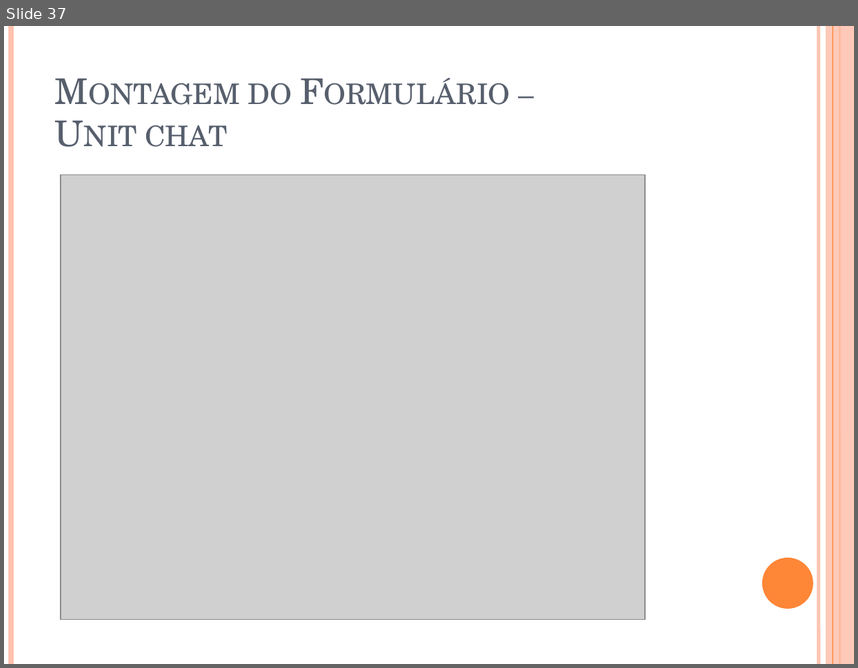
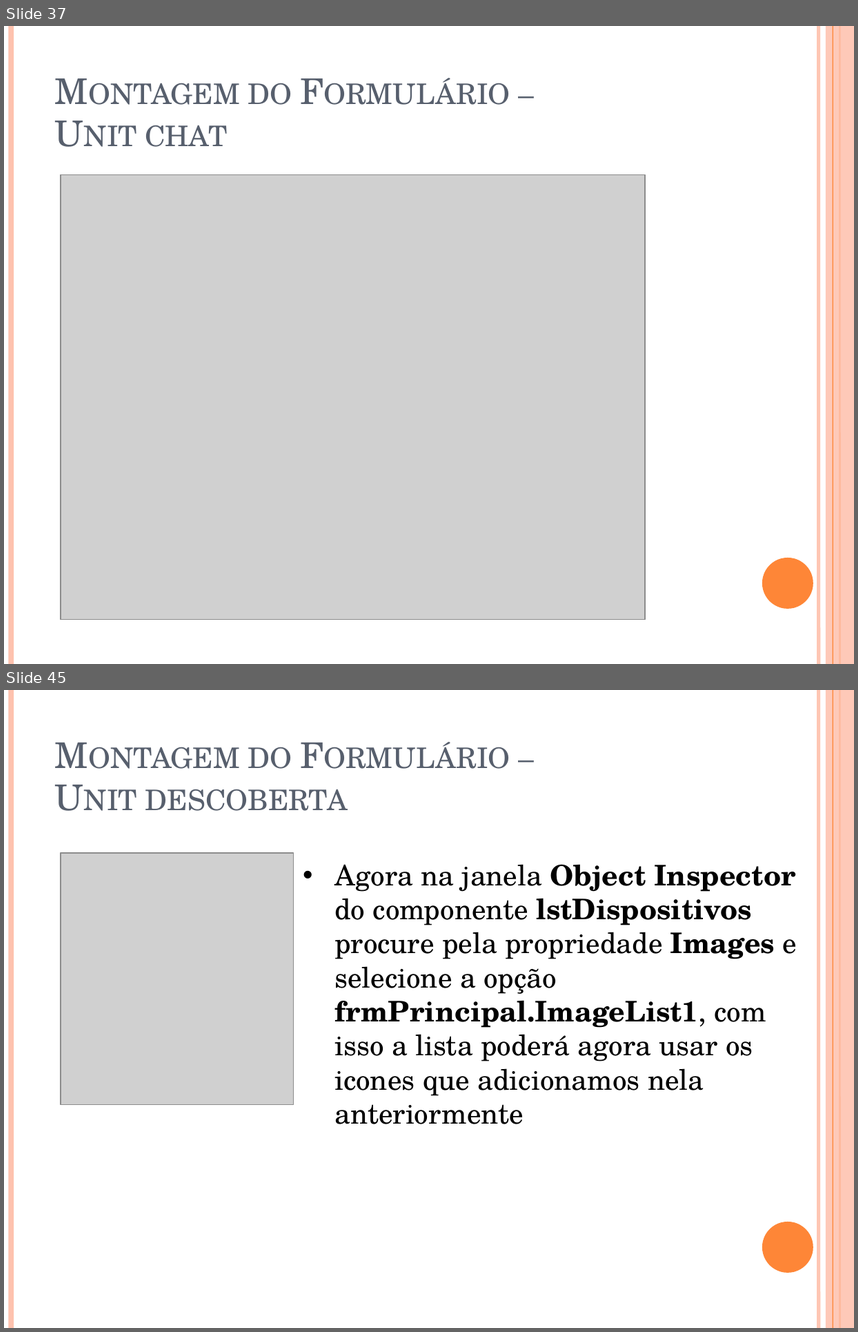
Before and after one commit to igorscandido/Conexao-Bluetooth-usando-Delphi, a slide deck: Stuff/Conexão Bluetooth usando Delphi.pptx. Shown one above the other, each under a label of ours: slide 37 before the commit, slides 37 and 45 after it; the slides between them are not shown. The pictures are 858x668 and 858x1332 pixels, drawn with LibreOffice and Linux fonts; fonts in the diff are those of the drawing; grey boxes stand for pictures. Boxes give left, top, right and bottom in pixels: in the first picture for what was removed or moved away, otherwise in the second. Text is boxed around its words. In the diff, an @@ line names an element or a change of style, - is before the commit and + after.

```diff
--- a/Stuff/Conexão Bluetooth usando Delphi.pptx
+++ b/Stuff/Conexão Bluetooth usando Delphi.pptx
@@ slide 45 added at bbox=[4, 690, 854, 1328], background #FFFFFF; not listed: 6 template elements that a slide beside it also shows @@
@@ title added at bbox=[145, 747, 348, 811], 30 pt, text #575F6D, small capitals @@
+Montagem do Formulário –
+Unit descoberta
@@ picture added at bbox=[61, 854, 294, 1105] @@
@@ text added at bbox=[335, 864, 797, 1124], 24 pt, text #000000 @@
+• Agora na janela Object Inspector do componente lstDispositivos procure pela propriedade Images e selecione a opção frmPrincipal.ImageList1, com isso a lista poderá agora usar os icones que adicionamos nela anteriormente
```
Also in this commit, not shown: 21 other slides added, 1 other file.
